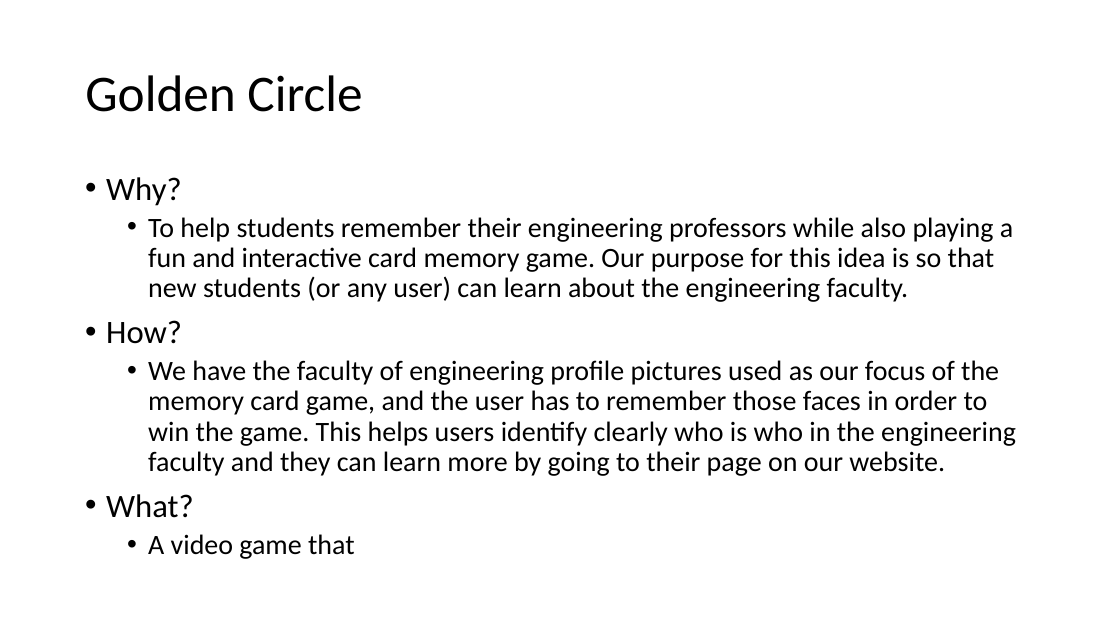
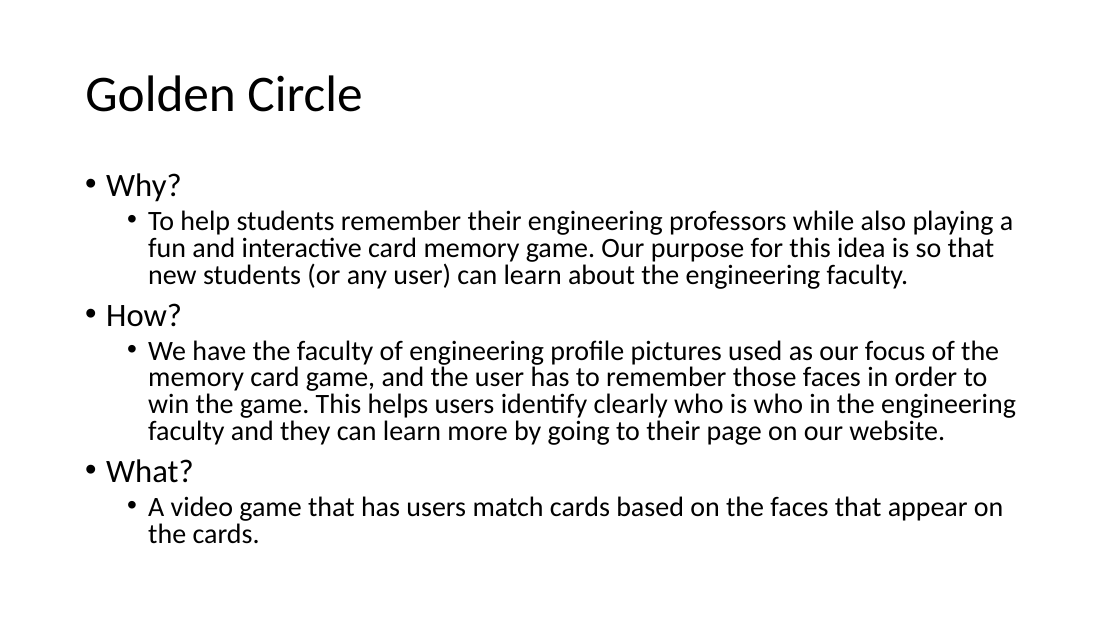
Before and after one commit to Jacobchapman99/ENSE-374-Group07-Project, a slide deck: slide 2 of Milestone4/Milestone 4.ppt. Drawn at 1120x630 pixels with LibreOffice and Linux fonts; fonts in the diff are those of the drawing. Boxes give left, top, right and bottom in pixels: in the first picture for what was removed or moved away, otherwise in the second. Text is boxed around its words. In the diff, an @@ line names an element or a change of style, - is before the commit and + after.

```diff
--- a/Milestone4/Milestone 4.ppt
+++ b/Milestone4/Milestone 4.ppt
@@ text at [106,173,1016,483]: line spacing 0.9 to 0.8 @@
@@ text at [148,496,1003,544]: text changed @@
-  • A video game that
+  • A video game that has users match cards based on the faces that appear on the cards.
```
Also in this commit, not shown: 2 other slides changed, 2 slides added, 8 slides removed.
